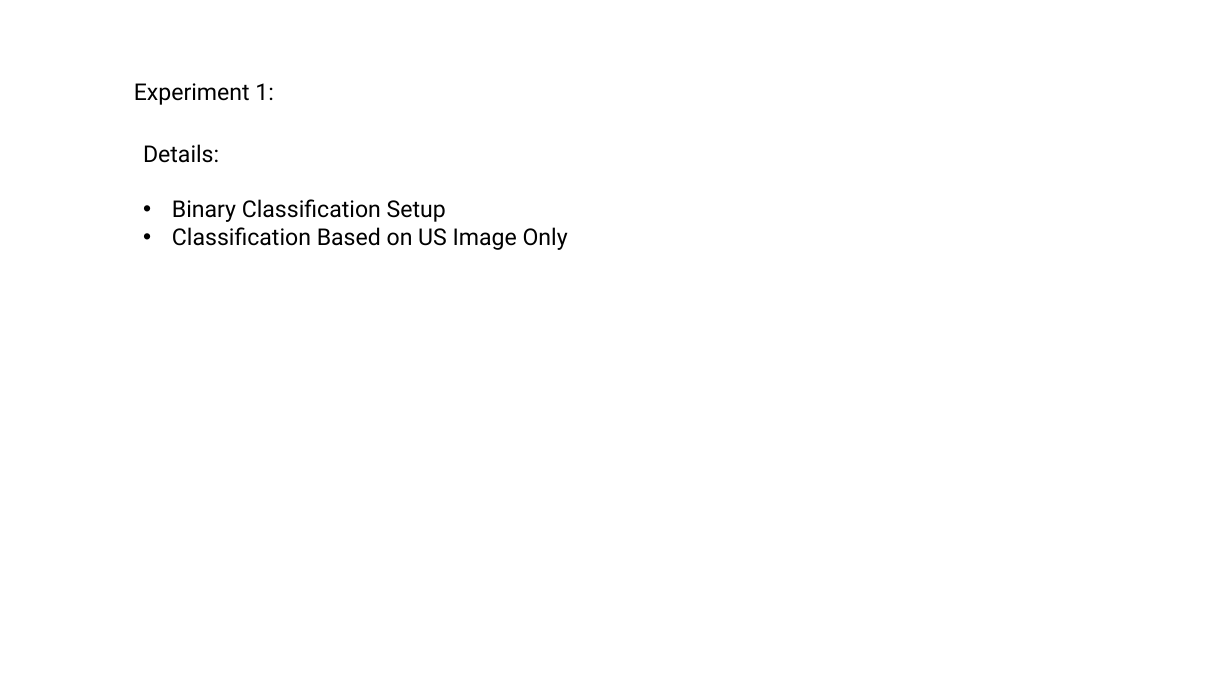
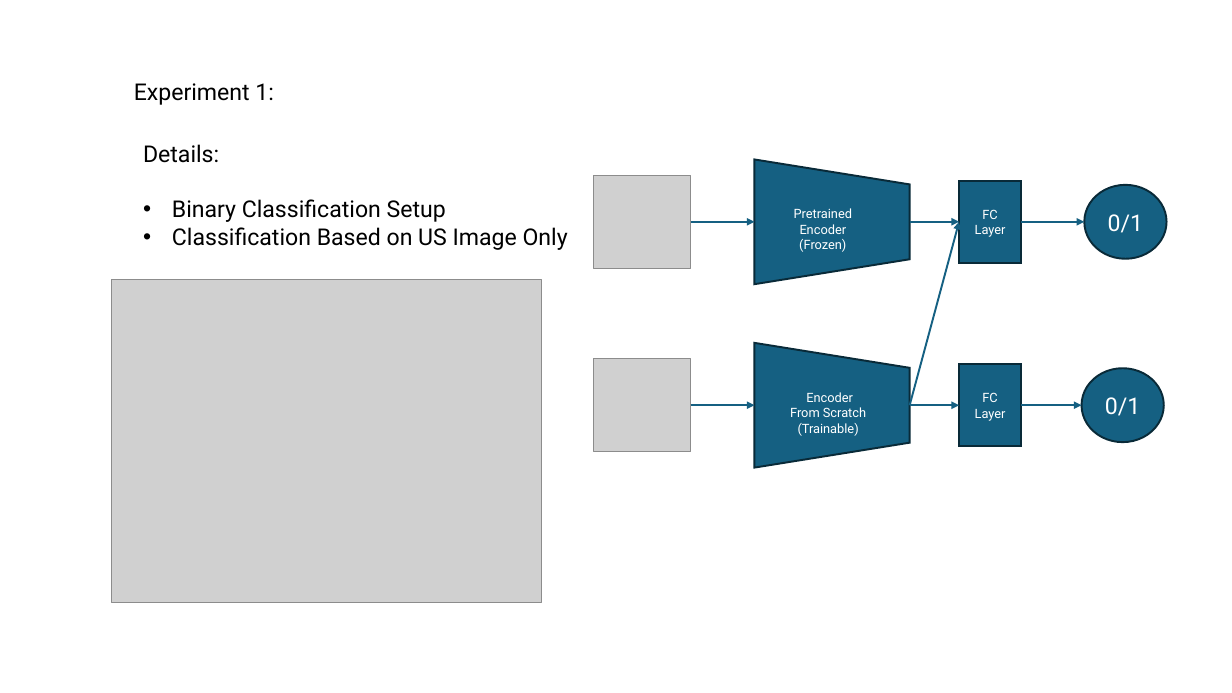
Before and after one commit to Iqbal1282/Washu2_Ovarian_Tumor, a slide deck: slide 1 of meeting_updates/07.07.25.pptx. Drawn at 1232x693 pixels with LibreOffice and Linux fonts; fonts in the diff are those of the drawing; grey boxes stand for pictures. Boxes give left, top, right and bottom in pixels: in the first picture for what was removed or moved away, otherwise in the second. Text is boxed around its words. In the diff, an @@ line names an element or a change of style, - is before the commit and + after.

Commit message:
both encoder pretrained

```diff
--- a/meeting_updates/07.07.25.pptx
+++ b/meeting_updates/07.07.25.pptx
@@ picture added at (593,176,690,269) @@
@@ flow chart manual operation added at (755,159,910,284), fill #156082, outline #092A39 1.5 pt @@
@@ text added at (794,208,852,252), 10 pt, text #FFFFFF @@
+Pretrained Encoder
+(Frozen)
@@ rectangle added at (959,181,1021,263), fill #156082, outline #092A39 1.5 pt, 10 pt, text #FFFFFF @@
+FC Layer
@@ ellipse added at (1084,185,1166,259), fill #156082, outline #092A39 1.5 pt, 18 pt, text #FFFFFF @@
+0/1
@@ arrow added from (690, 222) to (754, 222), #156082 1.5 pt @@
@@ arrow added from (910, 222) to (959, 222), #156082 1.5 pt @@
@@ arrow added from (910, 406) to (959, 222), #156082 1.5 pt @@
@@ arrow added from (1021, 222) to (1084, 222), #156082 1.5 pt @@
@@ picture added at (112,280,543,603) @@
@@ picture added at (593,359,690,452) @@
@@ flow chart manual operation added at (755,343,910,468), fill #156082, outline #092A39 1.5 pt @@
@@ rectangle added at (959,364,1021,446), fill #156082, outline #092A39 1.5 pt, 10 pt, text #FFFFFF @@
+FC Layer
@@ ellipse added at (1082,369,1165,443), fill #156082, outline #092A39 1.5 pt, 18 pt, text #FFFFFF @@
+0/1
@@ arrow added from (690, 406) to (754, 406), #156082 1.5 pt @@
@@ text added at (790,392,866,436), 10 pt, text #FFFFFF @@
+Encoder
+From Scratch
+(Trainable)
@@ arrow added from (910, 406) to (959, 406), #156082 1.5 pt @@
@@ arrow added from (1021, 406) to (1082, 406), #156082 1.5 pt @@
```
Also in this commit, not shown: 8 other files.
